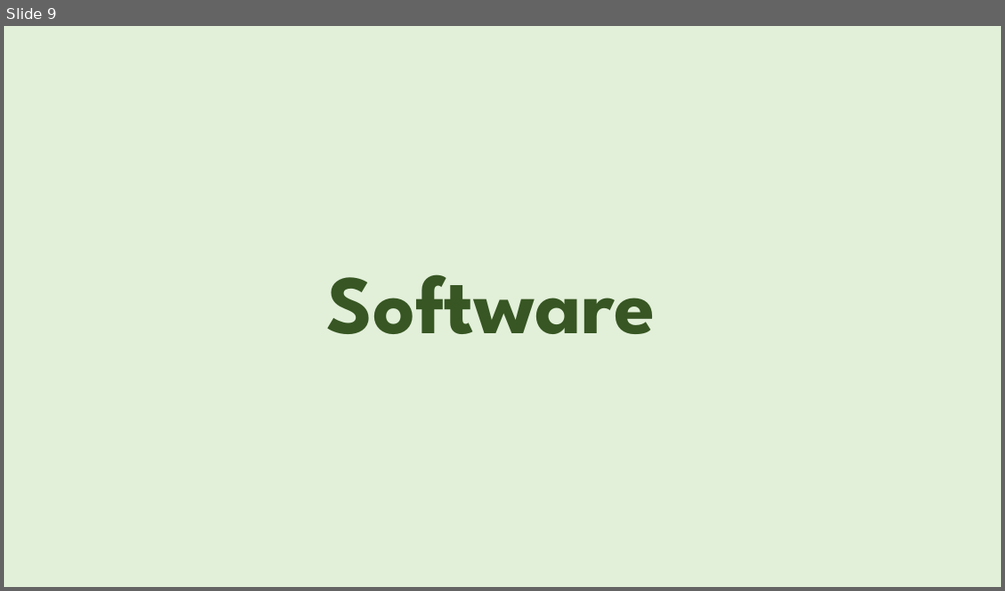
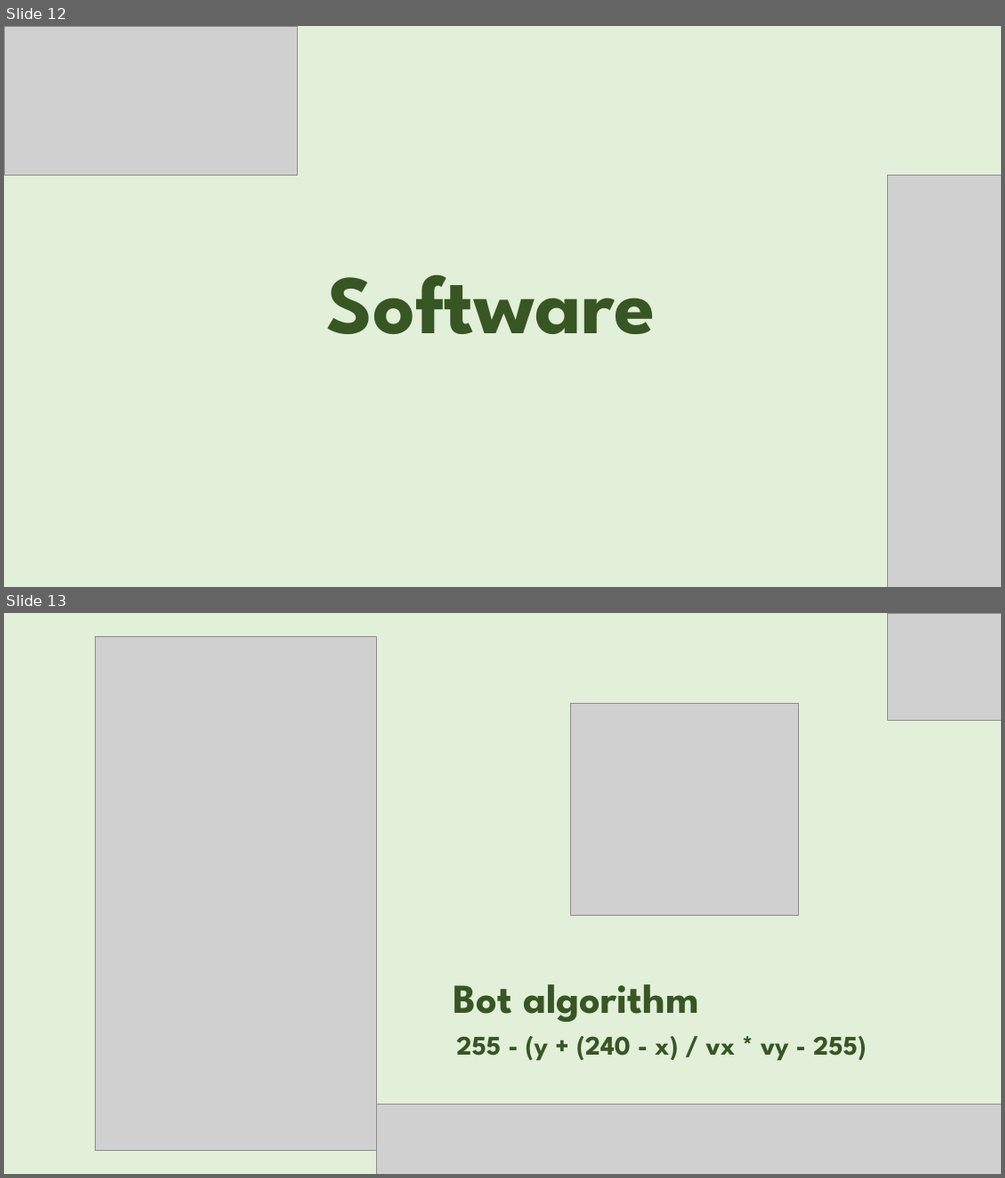
Before and after one commit to AsphodelRem/tv-tennis, a slide deck: presentation.pptx. Shown one above the other, each under a label of ours: slide 9 before the commit, slides 12 and 13 after it. The pictures are 1005x591 and 1005x1178 pixels, drawn with LibreOffice and Linux fonts; fonts in the diff are those of the drawing; grey boxes stand for pictures; background and template pictures are left out. Boxes give left, top, right and bottom in pixels: in the first picture for what was removed or moved away, otherwise in the second. Text is boxed around its words. In the diff, an @@ line names an element or a change of style, - is before the commit and + after.

```diff
--- a/presentation.pptx
+++ b/presentation.pptx
@@ slide 13 added at <box>4,613,1001,1174</box>, background #E2EFD9 @@
@@ picture added at <box>96,636,376,1151</box> @@
@@ picture added at <box>888,613,1001,721</box> @@
@@ picture added at <box>570,704,798,915</box> @@
@@ title added at <box>453,984,698,1022</box>, 39.6 pt, text #375623, bold @@
+Bot algorithm
@@ text added at <box>456,1036,866,1061</box>, 25.9 pt, text #375623, bold @@
+255 - (y + (240 - x) / vx * vy - 255)
@@ picture added at <box>377,1104,1001,1174</box> @@
@@ what was slide 9 is now slide 12 @@
@@ slide 12 changed as well @@
@@ picture added at <box>4,26,297,176</box> @@
@@ picture added at <box>888,176,1001,587</box> @@
```
Also in this commit, not shown: 6 other slides changed, 6 other slides added, 4 slides removed.
